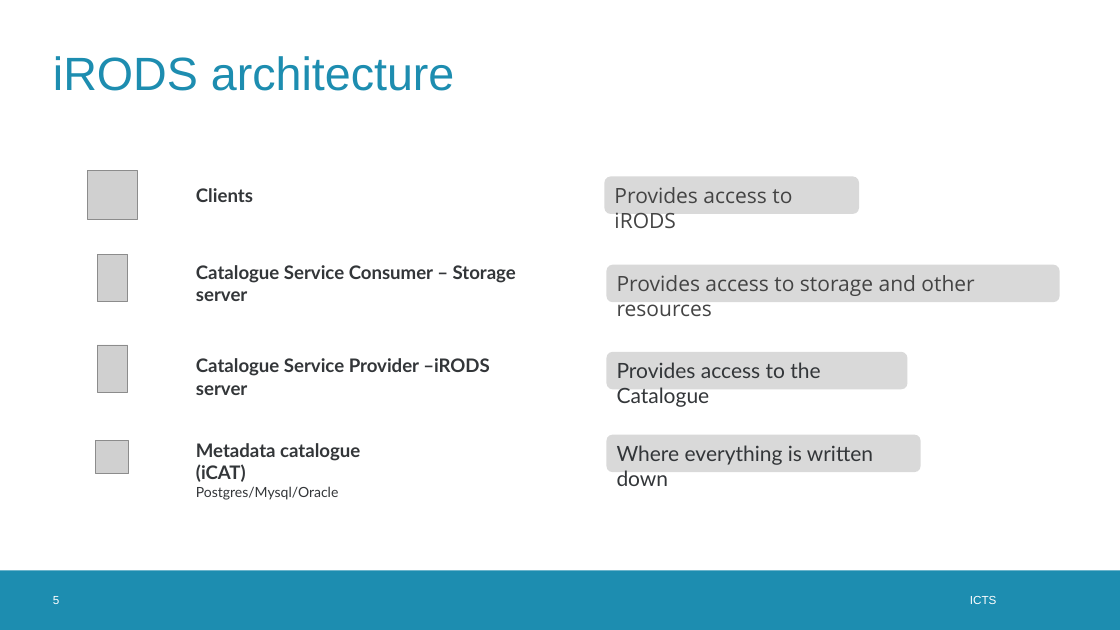
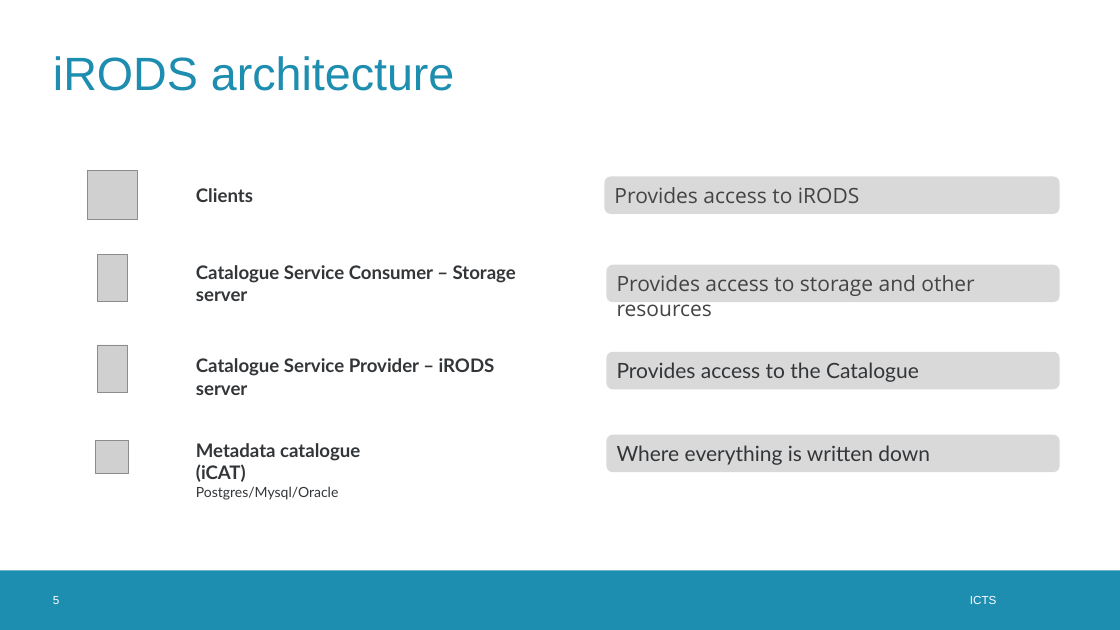
Before and after one commit to hpcleuven/iRODS-local-admin-training, a slide deck: slide 5 of 01_Introduction_to_iRODS.pptx. Drawn at 1120x630 pixels with LibreOffice and Linux fonts; fonts in the diff are those of the drawing; grey boxes stand for pictures; background and template pictures are left out. Boxes give left, top, right and bottom in pixels: in the first picture for what was removed or moved away, otherwise in the second. Text is boxed around its words. In the diff, an @@ line names an element or a change of style, - is before the commit and + after.

```diff
--- a/01_Introduction_to_iRODS.pptx
+++ b/01_Introduction_to_iRODS.pptx
@@ rounded rectangle "Provides access to iRODS": place and size @@
-rounded rectangle "Provides access to iRODS" at bbox=[605, 176, 860, 214]
+rounded rectangle "Provides access to iRODS" at bbox=[605, 176, 1060, 214]
@@ text at bbox=[196, 358, 495, 395]: spaces changed @@
-Catalogue Service Provider –iRODS server
+Catalogue Service Provider – iRODS server
@@ rounded rectangle "Provides access to the Catalogue": place and size @@
-rounded rectangle "Provides access to the Catalogue" at bbox=[607, 352, 907, 390]
+rounded rectangle "Provides access to the Catalogue" at bbox=[607, 352, 1060, 390]
@@ rounded rectangle "Where everything is written down": place and size @@
-rounded rectangle "Where everything is written down" at bbox=[607, 434, 921, 472]
+rounded rectangle "Where everything is written down" at bbox=[607, 434, 1060, 472]
```
Also in this commit, not shown: 3 other slides changed.
